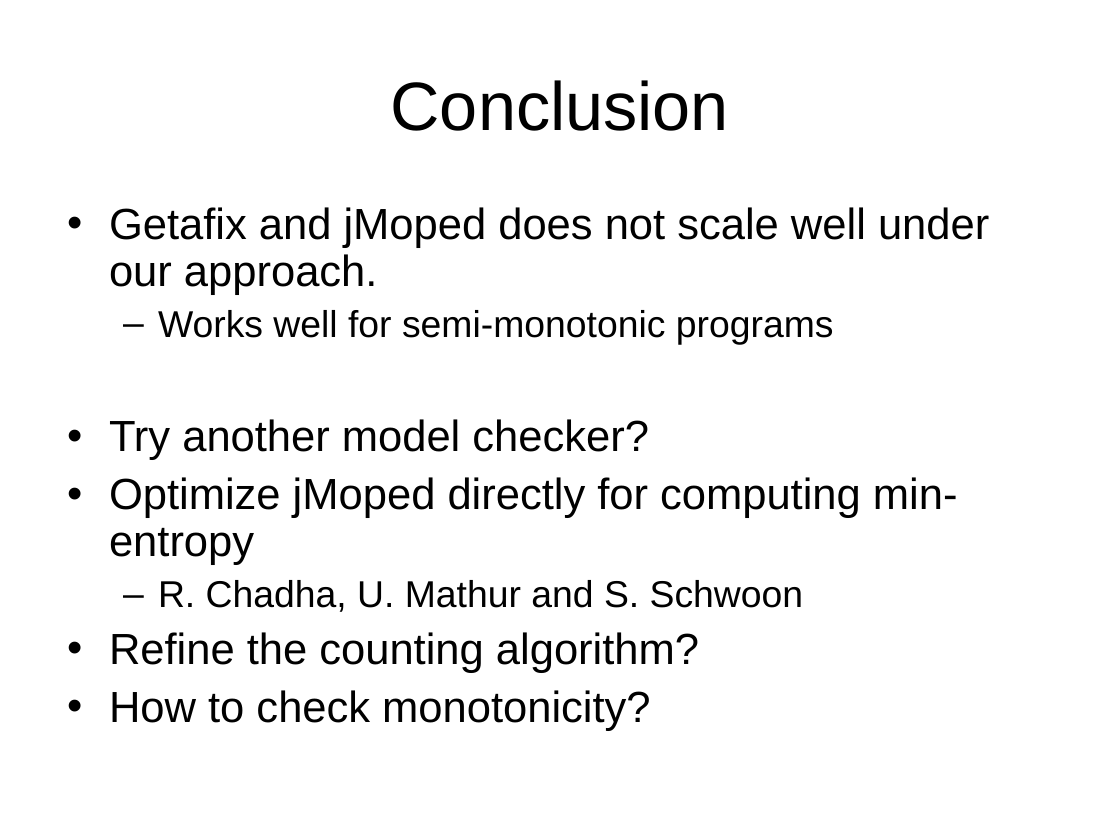
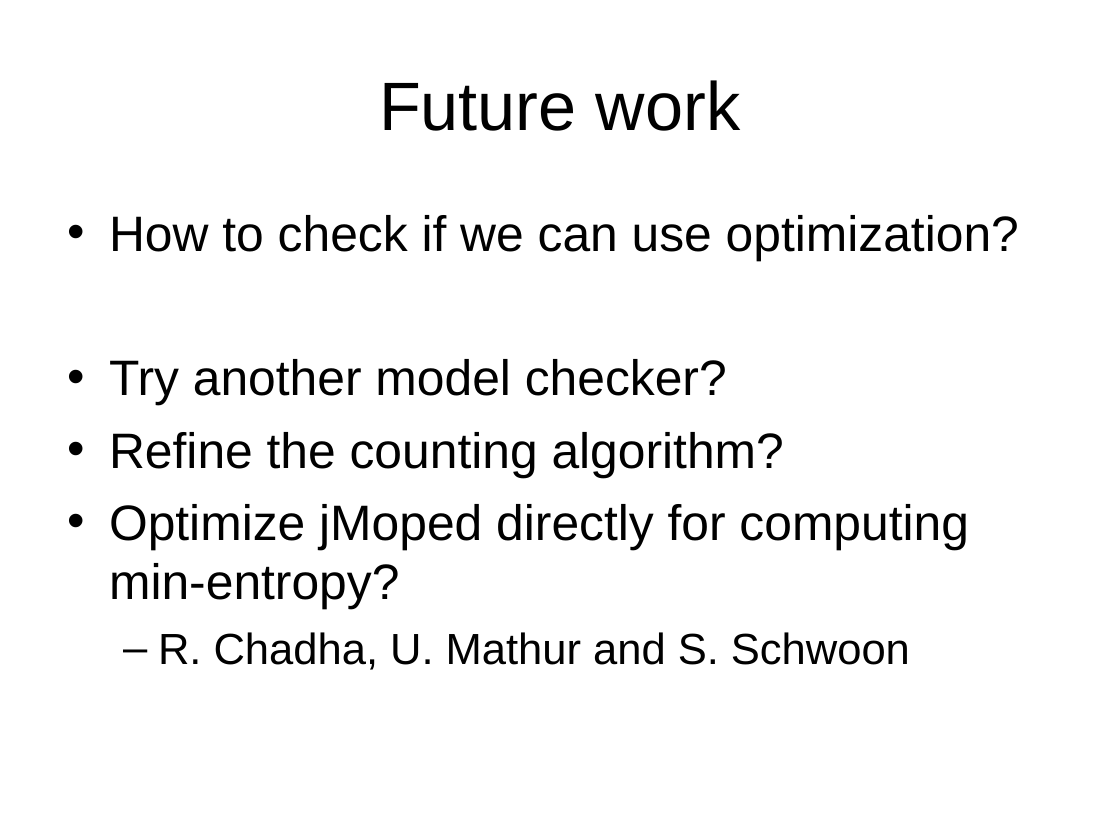
Before and after one commit to chenjiia/Thesis, a slide deck: slide 32 of thesis_presentation/presentation.ppt (slide 31 before the commit). Drawn at 1120x840 pixels with LibreOffice and Linux fonts; fonts in the diff are those of the drawing. Boxes give left, top, right and bottom in pixels: in the first picture for what was removed or moved away, otherwise in the second. Text is boxed around its words. In the diff, an @@ line names an element or a change of style, - is before the commit and + after.

Commit message:
update slides

```diff
--- a/thesis_presentation/presentation.ppt
+++ b/thesis_presentation/presentation.ppt
@@ title at [379,80,740,131]: text changed @@
-Conclusion
+Future work
@@ text at [109,215,1019,261]: text changed; size 28 to 32 pt @@
-• Getafix and jMoped does not scale well under our approach.
-  – Works well for semi-monotonic programs
+• How to check if we can use optimization?
@@ text at [109,359,910,670]: size 28 to 32 pt in "Try another model checker?"; size 24 to 28 pt in "R. Chadha, U. Mathur and S. Schwoon"; line spacing 0.9 to 1; more space between paragraphs @@
@@ text at [109,432,969,610]: text changed; size 28 to 32 pt @@
-• Optimize jMoped directly for computing min-entropy
+• Refine the counting algorithm?
+• Optimize jMoped directly for computing min-entropy?
@@ text at [109,632,699,731]: paragraphs removed @@
-• Refine the counting algorithm?
-• How to check monotonicity?
```
Also in this commit, not shown: 9 other slides changed, 4 slides added, 1 slide removed.
